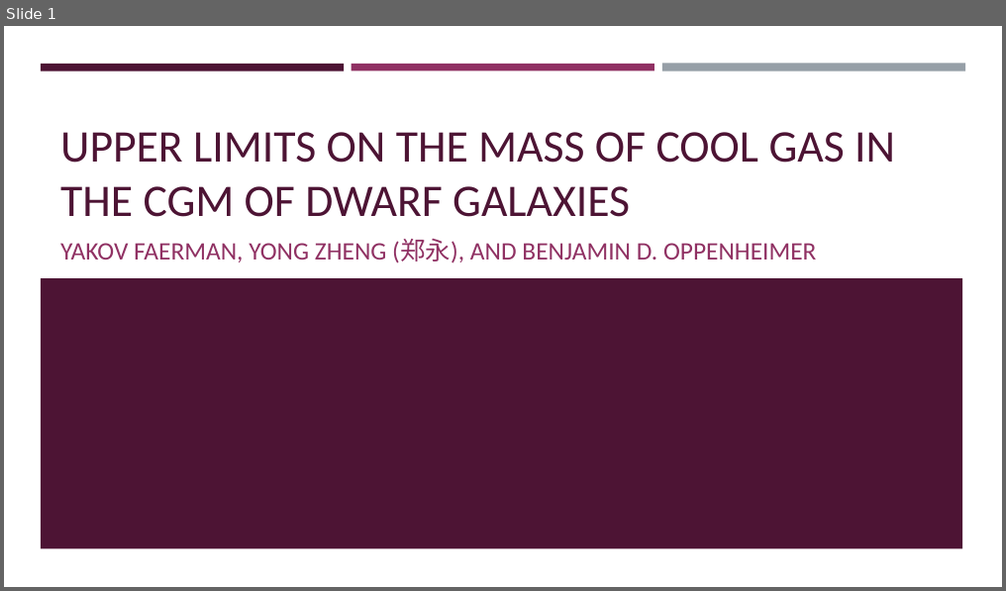
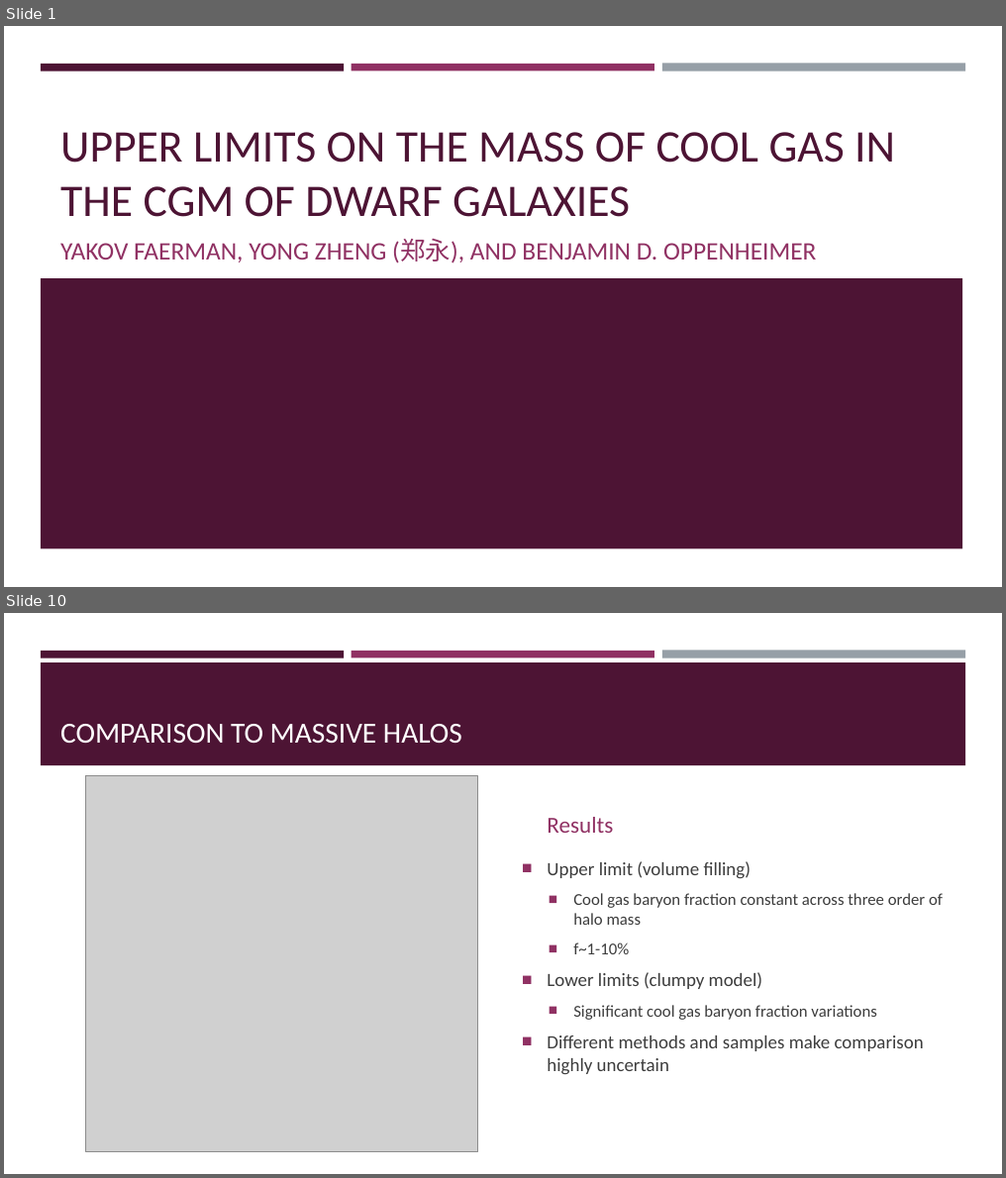
Before and after one commit to brockparker/Research, a slide deck: CGM/CGM_Group_20250204.pptx. Shown one above the other, each under a label of ours: slide 1 before the commit, slides 1 and 10 after it; the slides between them are not shown. The pictures are 1006x591 and 1006x1178 pixels, drawn with LibreOffice and Linux fonts; fonts in the diff are those of the drawing; grey boxes stand for pictures. Boxes give left, top, right and bottom in pixels: in the first picture for what was removed or moved away, otherwise in the second. Text is boxed around its words. In the diff, an @@ line names an element or a change of style, - is before the commit and + after.

```diff
--- a/CGM/CGM_Group_20250204.pptx
+++ b/CGM/CGM_Group_20250204.pptx
@@ slide 10 added at <box>4,613,1002,1174</box>, background #FFFFFF; not listed: 3 template elements that a slide beside it also shows @@
@@ rectangle added at <box>41,663,965,766</box>, fill #4D1434 @@
@@ title added at <box>60,724,462,744</box>, 23.1 pt, text #FFFFFF @@
+COMPARISON TO MASSIVE HALOS
@@ picture added at <box>86,776,477,1152</box> @@
@@ text added at <box>547,817,613,833</box>, 18.2 pt, text #903163 @@
+Results
@@ text added at <box>547,861,943,1074</box>, 14.9 pt, text #3D3D3D @@
+■ Upper limit (volume filling)
+  ■ Cool gas baryon fraction constant across three order of halo mass
+  ■ f~1-10%
+■ Lower limits (clumpy model)
+  ■ Significant cool gas baryon fraction variations
+■ Different methods and samples make comparison highly uncertain
```
Also in this commit, not shown: 14 other slides added, 9 slides removed, 1 other file.
